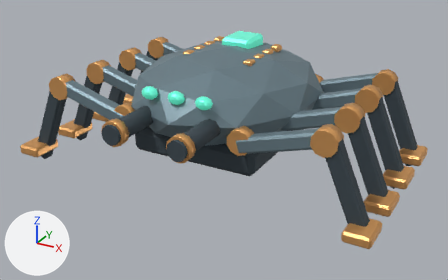
A saved change to the Blender file assets/blender/boss-spider.blend.
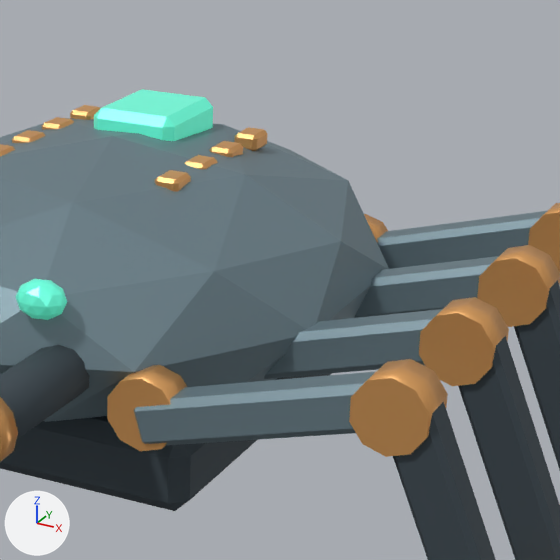
Old and new are each drawn whole from a camera (50 mm lens) standing at (5.57, -10.21, 5.47) and looking at (0.22, -0.48, 0.61) and again close up on the part from 42% to 85% of the width and 0% to 69% of the height. Every picture has the same lights, and +X, +Y and +Z are marked at lower left. The first two pictures are the older version.

The first close-up shows 'Forward plasma gun.001', 'Knee joint.001', 'Knee joint.003', 'Knee joint.005', 'Lower strut.001', 'Lower strut.003', 'Segmented carapace', 'Underbody', 'Upper leg.001', 'Upper leg.003', 'Upper leg.005', 'Upper leg.007' and 15 more.
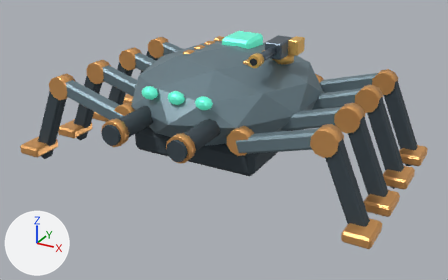
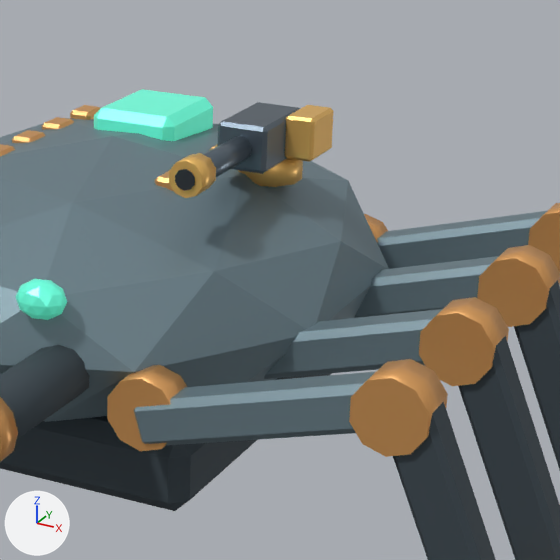
Location of each change, [x1, y1, x2, y2] in pixels of the close-ups (560 x 560 px):
'Auxiliary receiver', added: after [217, 102, 300, 174]
'Auxiliary belt box', added (orange): after [285, 105, 333, 162]
'Auxiliary muzzle brake', added (orange): after [169, 153, 216, 198]
'Auxiliary barrel', added: after [203, 136, 252, 177]
'Auxiliary swivel', added (orange): after [238, 158, 303, 187]
'Auxiliary muzzle bore', added: after [175, 169, 195, 191]

What changed in the scene script:
```text
Add ob_auxiliary_muzzle_bore:
    ob_auxiliary_muzzle_bore = bpy.data.objects.new('Auxiliary muzzle bore', me_cylinder_023)  # a 10-sided cylinder along z spanning x -0.0618..0.0618, y -0.065..0.065, z -0.006..0.006; in mat_auxiliarybore (dark grey #2c3238)
    ob_auxiliary_muzzle_bore.parent = ob_lightgun
    ob_auxiliary_muzzle_bore.location = (0.0, -1.242, 0.1)
    ob_auxiliary_muzzle_bore.rotation_euler = (1.571, 0.0, 0.0)  # degrees (90, 0, 0)
Add ob_lightgun:
    ob_lightgun = bpy.data.objects.new('LightGun', None)
    ob_lightgun.parent = ob_turret
    ob_lightgun.location = (1.05, 0.3, 1.15)
Add ob_auxiliary_muzzle_brake:
    ob_auxiliary_muzzle_brake = bpy.data.objects.new('Auxiliary muzzle brake', me_cylinder_022)  # a 10-sided cylinder along z spanning x -0.109..0.109, y -0.115..0.115, z -0.095..0.095; in mat_auxiliarytrim (orange #f3c26c)
    ob_auxiliary_muzzle_brake.parent = ob_lightgun
    ob_auxiliary_muzzle_brake.location = (0.0, -1.14, 0.1)
    ob_auxiliary_muzzle_brake.rotation_euler = (1.571, 0.0, 0.0)  # degrees (90, 0, 0)
Add ob_auxiliary_barrel:
    ob_auxiliary_barrel = bpy.data.objects.new('Auxiliary barrel', me_cylinder_021)  # a 10-sided cylinder along z spanning x -0.076..0.076, y -0.08..0.08, z -0.5..0.5; in mat_auxiliarysteel (greyish blue #65737e)
    ob_auxiliary_barrel.parent = ob_lightgun
    ob_auxiliary_barrel.location = (0.0, -0.73, 0.1)
    ob_auxiliary_barrel.rotation_euler = (1.571, 0.0, 0.0)  # degrees (90, 0, 0)
Add ob_auxiliary_belt_box:
    ob_auxiliary_belt_box = bpy.data.objects.new('Auxiliary belt box', me_cube_035)  # 24 vertices, 26 faces; spans x -0.1..0.1, y -0.175..0.175, z -0.14..0.14; in mat_auxiliarytrim (orange #f3c26c)
    ob_auxiliary_belt_box.parent = ob_lightgun
    ob_auxiliary_belt_box.location = (0.26, 0.02, 0.12)
Add ob_auxiliary_receiver:
    ob_auxiliary_receiver = bpy.data.objects.new('Auxiliary receiver', me_cube_034)  # 24 vertices, 26 faces; spans x -0.17..0.17, y -0.3..0.3, z -0.15..0.15; in mat_auxiliarysteel (greyish blue #65737e)
    ob_auxiliary_receiver.parent = ob_lightgun
    ob_auxiliary_receiver.location = (0.0, -0.16, 0.1)
Add ob_auxiliary_swivel:
    ob_auxiliary_swivel = bpy.data.objects.new('Auxiliary swivel', me_cylinder_020)  # a 10-sided cylinder along z spanning x -0.209..0.209, y -0.22..0.22, z -0.085..0.085; in mat_auxiliarytrim (orange #f3c26c)
    ob_auxiliary_swivel.parent = ob_lightgun
    ob_auxiliary_swivel.location = (0.0, 0.0, -0.12)
```
